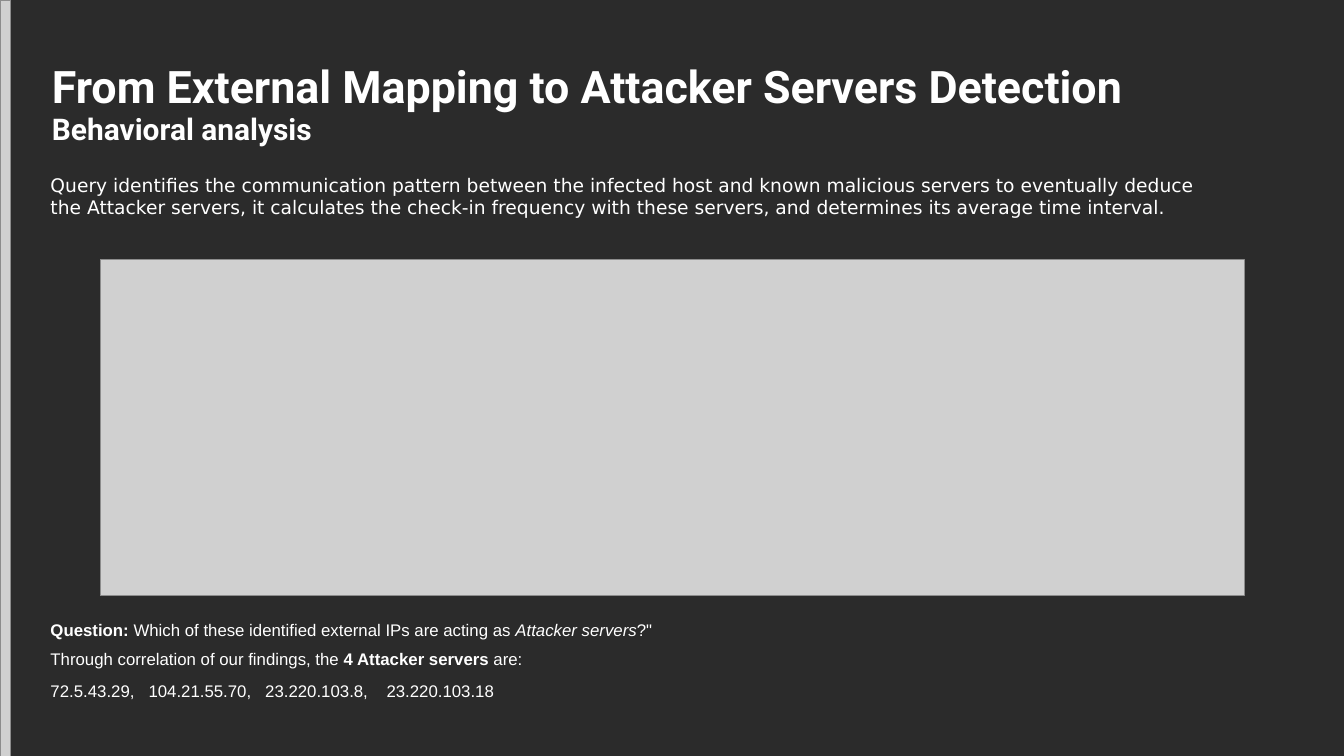
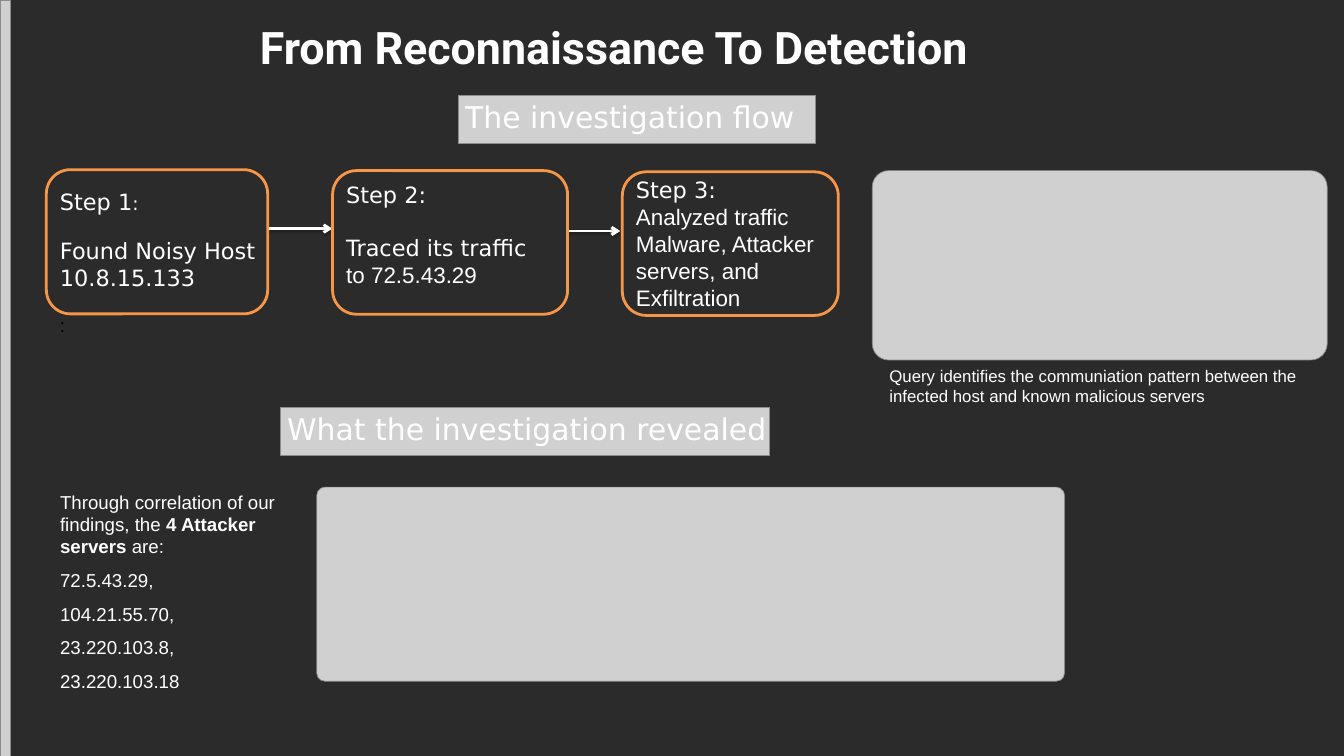
Before and after one commit to MelissaAbdelkafi/Splunk-Entreprise-Evaluation-in-Threat-Detection, a slide deck: slide 8 of SplunkEvaluationPresentation.pptx (slide 11 before the commit). Drawn at 1344x756 pixels with LibreOffice and Linux fonts; fonts in the diff are those of the drawing; grey boxes stand for pictures; background and template pictures are left out; a plain dark background stands for a picture behind light text. Boxes give left, top, right and bottom in pixels: in the first picture for what was removed or moved away, otherwise in the second. Text is boxed around its words. In the diff, an @@ line names an element or a change of style, - is before the commit and + after.

```diff
--- a/SplunkEvaluationPresentation.pptx
+++ b/SplunkEvaluationPresentation.pptx
@@ title at box(260, 31, 967, 65): text changed @@
-From External Mapping to Attacker Servers Detection
-Behavioral analysis
+From Reconnaissance To Detection
@@ picture added at box(458, 95, 816, 144) @@
@@ text added at box(465, 106, 794, 134), 32 pt, text #FFFFFF @@
+The investigation flow
@@ rounded rectangle added at box(46, 170, 267, 314), outline #F79646 3 pt @@
@@ text removed at box(50, 178, 1193, 218) @@
-Query identifies the communication pattern between the infected host and known malicious servers to eventually deduce the Attacker servers, it calculates the check-in frequency with these servers, and determines its average time interval.
@@ rounded rectangle added at box(333, 171, 568, 314), outline #F79646 3 pt, 24 pt, text #FFFFFF @@
+Step 2:
+Traced its traffic
+to 72.5.43.29
@@ rounded rectangle added at box(622, 172, 838, 316), outline #F79646 3 pt, 24 pt, text #FFFFFF @@
+Step 3:
+Analyzed traffic
+Malware, Attacker servers, and Exfiltration
@@ picture: place and size @@
-picture at box(100, 259, 1244, 595)
+picture at box(872, 171, 1327, 360)
@@ text added at box(60, 193, 255, 287), 24 pt, text #FFFFFF @@
+Step 1:
+Found Noisy Host
+10.8.15.133
+:
@@ arrow added from (267, 228) to (333, 228), #FFFFFF 3 pt @@
@@ arrow added from (568, 231) to (620, 231), #FFFFFF 3 pt @@
@@ text added at box(889, 370, 1296, 402), 18 pt, text #FFFFFF @@
+Query identifies the communiation pattern between the infected host and known malicious servers
@@ picture added at box(281, 407, 770, 456) @@
@@ text added at box(287, 418, 766, 446), 32 pt, text #FFFFFF @@
+What the investigation revealed
@@ text "Through correlation of our findings, ...": place and size @@
-text "Through correlation of our findings, ..." at box(50, 653, 522, 699)
+text "Through correlation of our findings, ..." at box(60, 495, 275, 688)
@@ text at box(60, 495, 275, 553): size 18 to 20 pt in "Through correlation of our findings, the 4 ..." @@
@@ picture added at box(317, 487, 1064, 681) @@
@@ text at box(60, 574, 179, 688): text changed; size 18 to 20 pt @@
-72.5.43.29, 104.21.55.70, 23.220.103.8, 23.220.103.18
+72.5.43.29,
+104.21.55.70,
+23.220.103.8,
+23.220.103.18
@@ text removed at box(50, 624, 652, 640) @@
-Question: Which of these identified external IPs are acting as Attacker servers?"
```
Also in this commit, not shown: 5 other slides changed, 5 slides removed.
